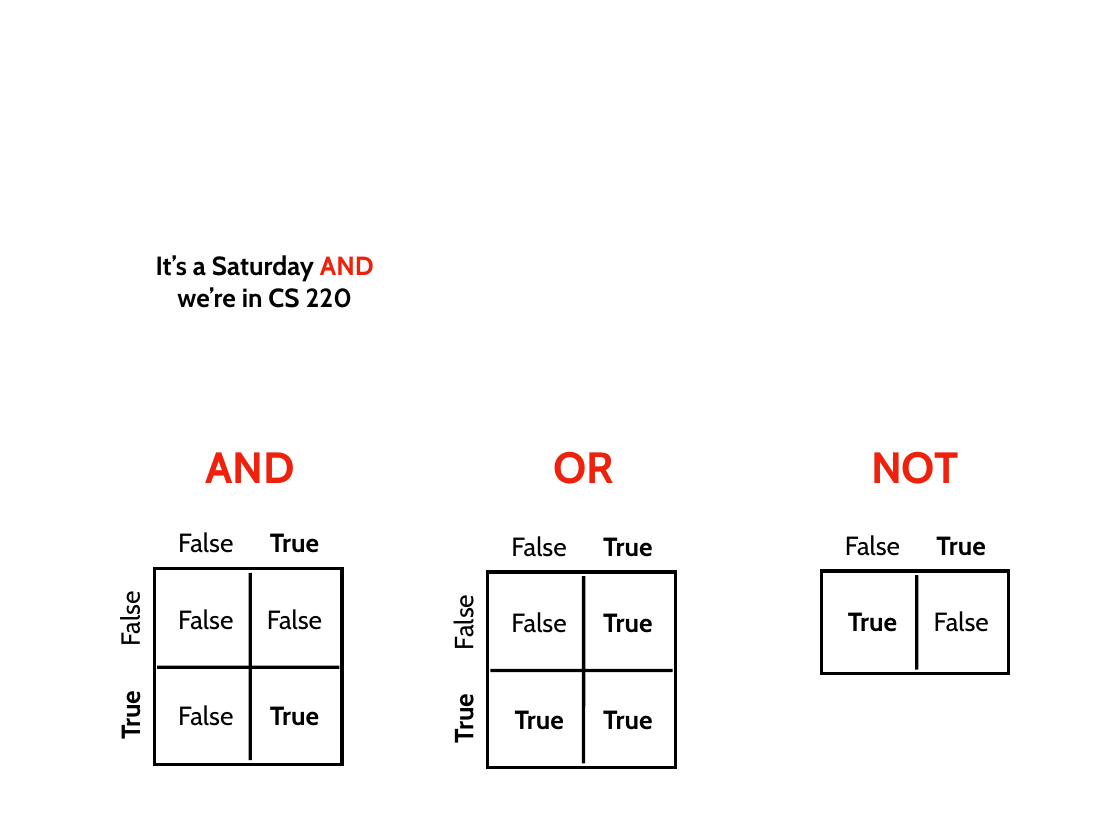
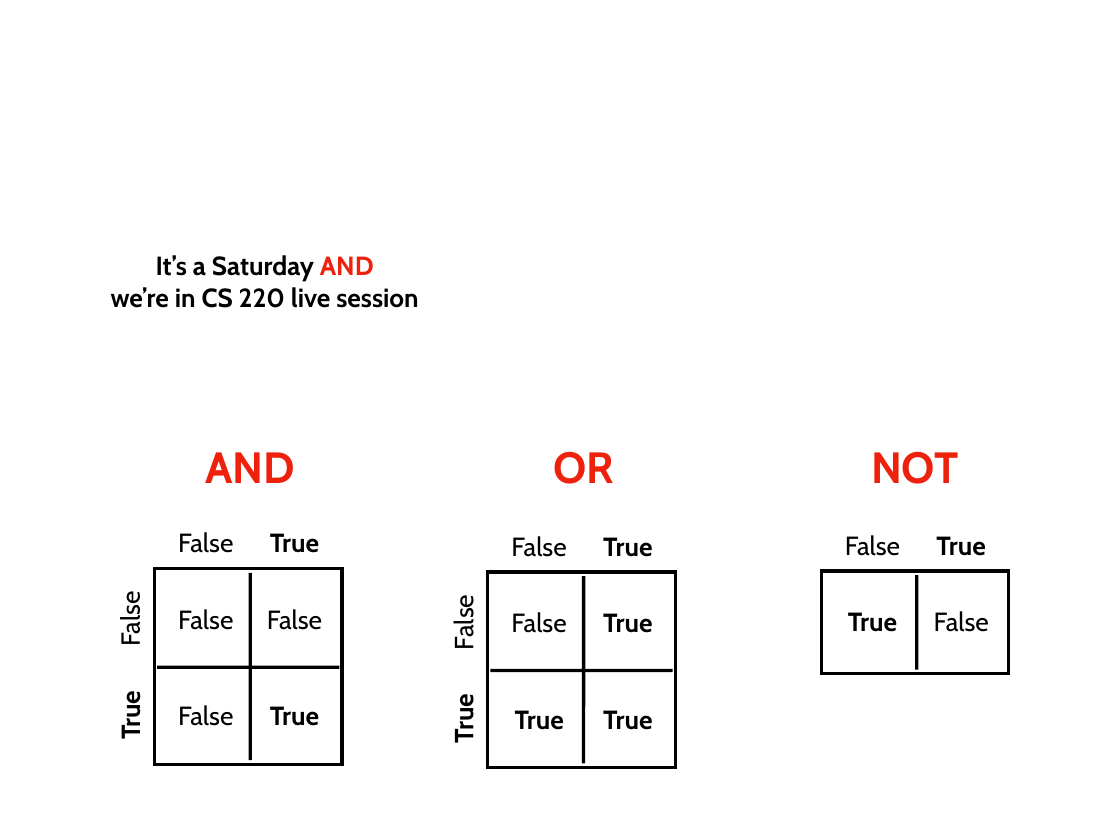
Before and after one commit to tylerharter/caraza-harter-com, a slide deck: slide 44 of tyler/meena/cs220/s21/materials/lec_04_S21.ppt (slide 45 before the commit). Drawn at 1120x840 pixels with LibreOffice and Linux fonts; fonts in the diff are those of the drawing. Boxes give left, top, right and bottom in pixels: in the first picture for what was removed or moved away, otherwise in the second. Text is boxed around its words. In the diff, an @@ line names an element or a change of style, - is before the commit and + after.

```diff
--- a/tyler/meena/cs220/s21/materials/lec_04_S21.ppt
+++ b/tyler/meena/cs220/s21/materials/lec_04_S21.ppt
@@ text "It’s a Saturday AND": place and size @@
-text "It’s a Saturday AND" at [156, 255, 374, 308]
+text "It’s a Saturday AND" at [111, 255, 418, 308]
@@ text at [111, 287, 418, 308]: text changed @@
-we’re in CS 220
+we’re in CS 220 live session
```
Also in this commit, not shown: 4 other slides changed, 4 slides removed, 1 other file.
